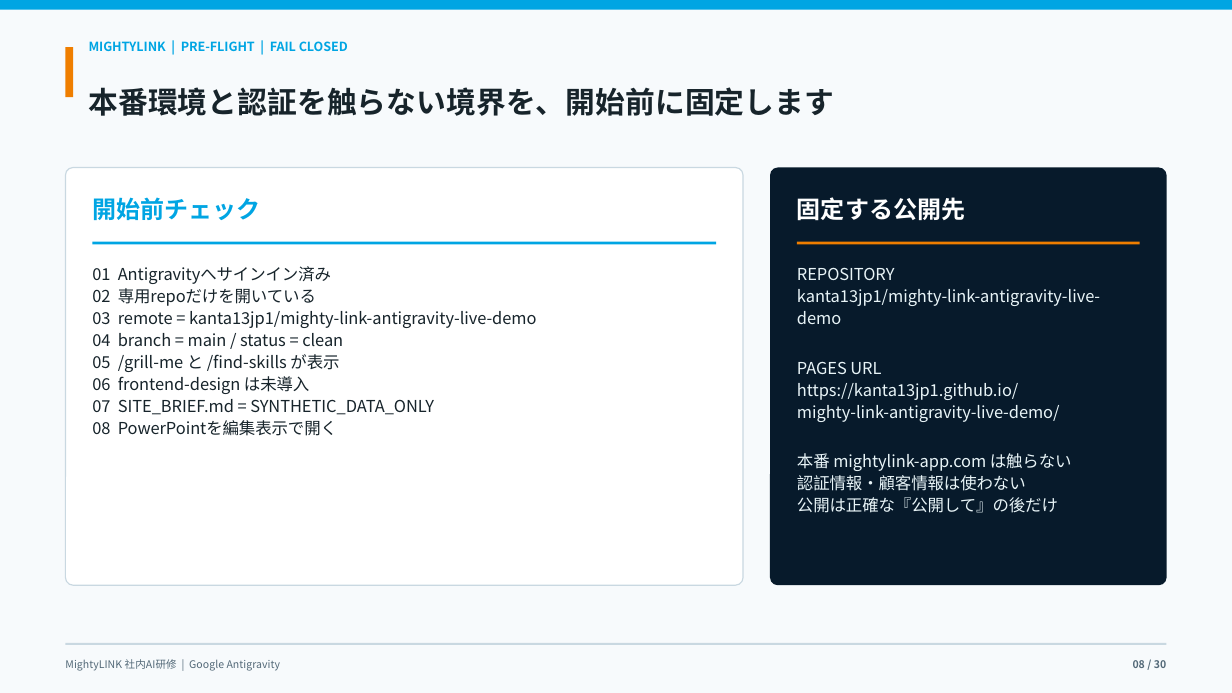
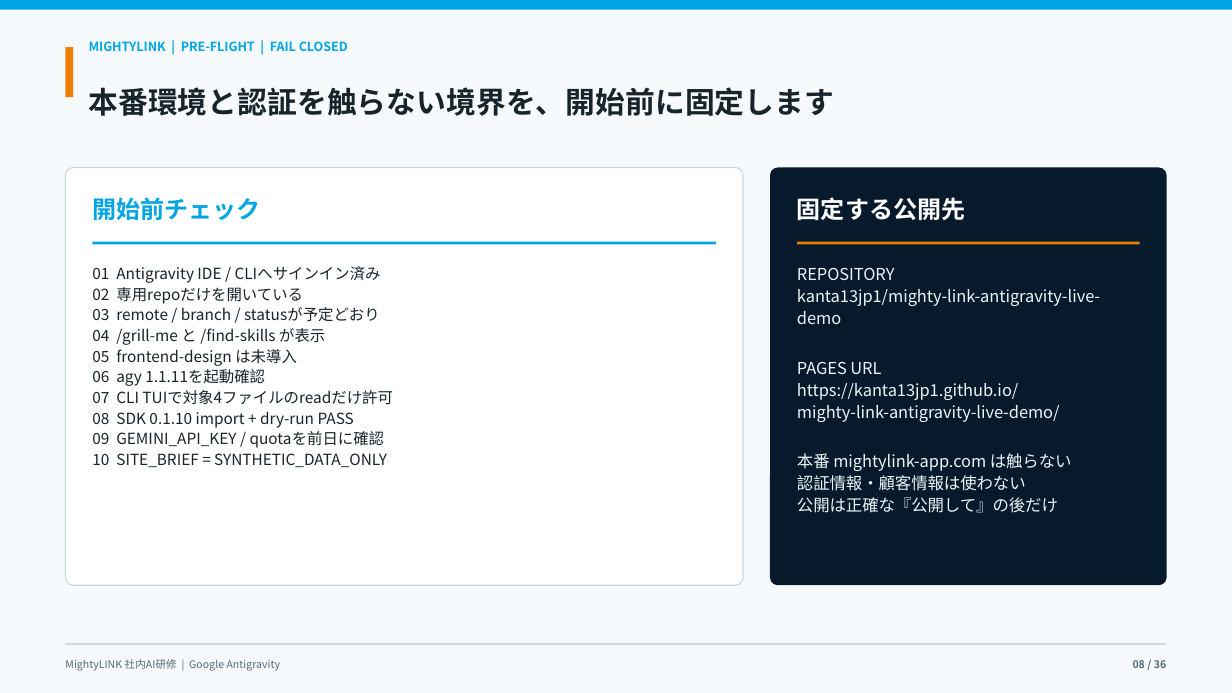
Before and after one commit to kanta13jp1/mighty-link-ai-connect, a slide deck: slide 8 of exports/knowledge_flow/mighty_skill_bridge_antigravity_user_guide_2026.pptx. Drawn at 1232x693 pixels with LibreOffice and Linux fonts; fonts in the diff are those of the drawing. Boxes give left, top, right and bottom in pixels: in the first picture for what was removed or moved away, otherwise in the second. Text is boxed around its words. In the diff, an @@ line names an element or a change of style, - is before the commit and + after.

Commit message:
feat: add Antigravity IDE CLI SDK demo

```diff
--- a/exports/knowledge_flow/mighty_skill_bridge_antigravity_user_guide_2026.pptx
+++ b/exports/knowledge_flow/mighty_skill_bridge_antigravity_user_guide_2026.pptx
@@ text at box(92, 266, 381, 283): text changed; size 12.8 to 12 pt @@
-01 Antigravityへサインイン済み
+01 Antigravity IDE / CLIへサインイン済み
@@ text at box(92, 287, 303, 304): size 12.8 to 12 pt in "02 専用repoだけを開いている" @@
@@ text at box(92, 307, 393, 467): text changed; size 12.8 to 12 pt @@
-03 remote = kanta13jp1/mighty-link-antigravity-live-demo
-04 branch = main / status = clean
-05 /grill-me と /find-skills が表示
-06 frontend-design は未導入
-07 SITE_BRIEF.md = SYNTHETIC_DATA_ONLY
-08 PowerPointを編集表示で開く
+03 remote / branch / statusが予定どおり
+04 /grill-me と /find-skills が表示
+05 frontend-design は未導入
+06 agy 1.1.11を起動確認
+07 CLI TUIで対象4ファイルのreadだけ許可
+08 SDK 0.1.10 import + dry-run PASS
+09 GEMINI_API_KEY / quotaを前日に確認
+10 SITE_BRIEF = SYNTHETIC_DATA_ONLY
```
Also in this commit, not shown: 29 other slides changed, 6 slides added, 12 other files.
